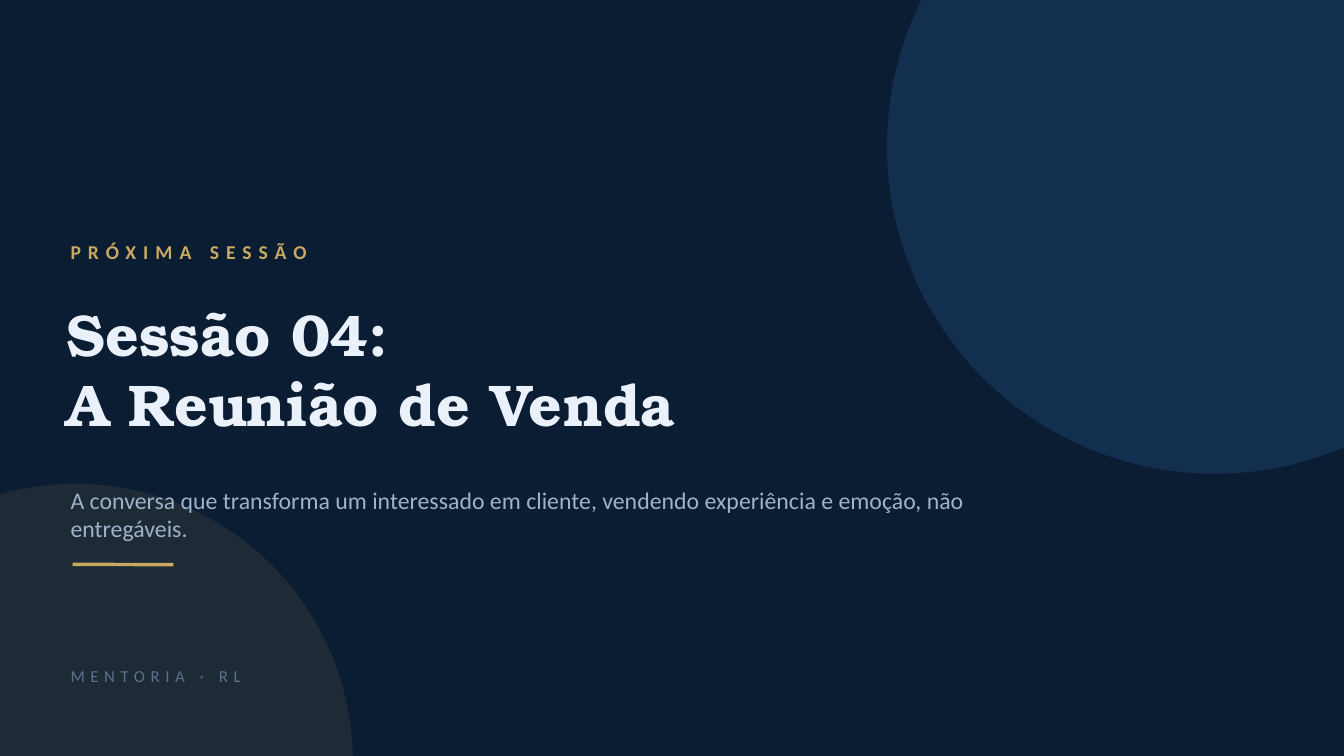
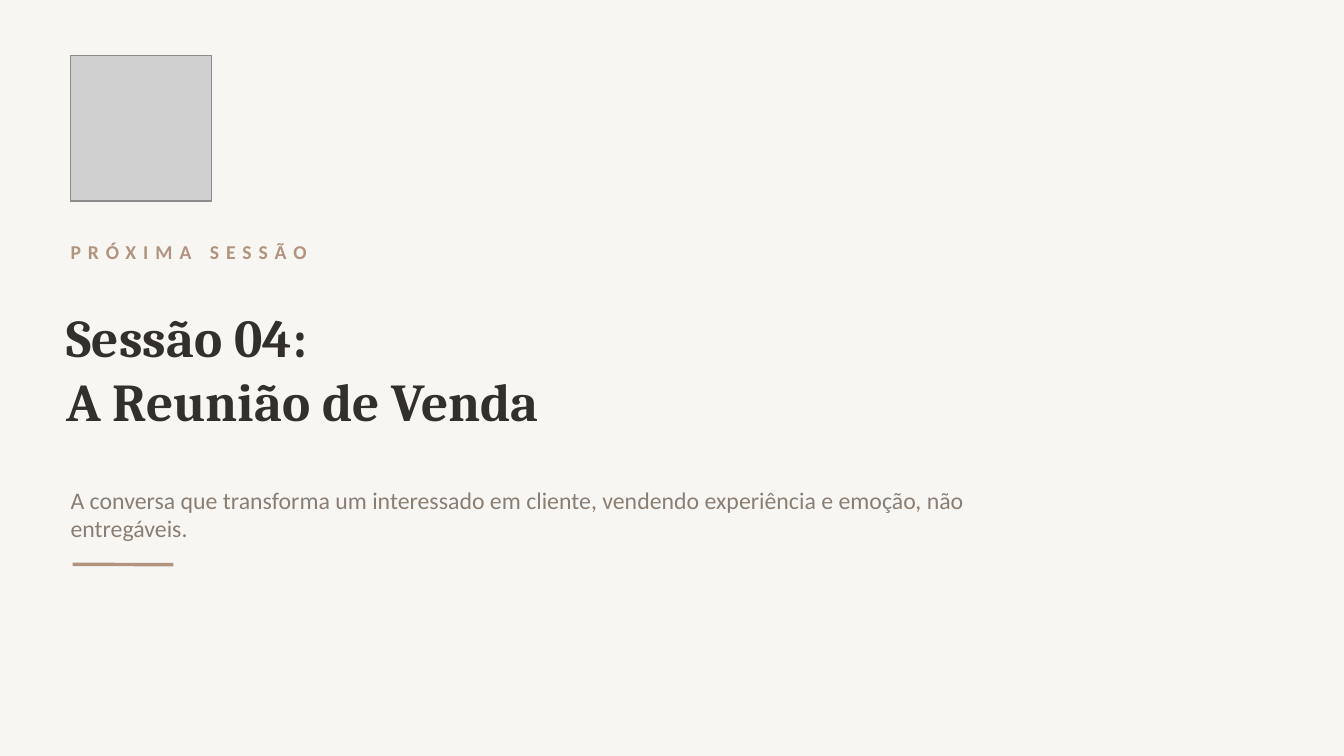
Before and after one commit to geralrlphoto/rl-menu, a slide deck: slide 20 of public/wedding-mentor-files/S3_Captacao.pptx. Drawn at 1344x756 pixels with LibreOffice and Linux fonts; fonts in the diff are those of the drawing; grey boxes stand for pictures. Boxes give left, top, right and bottom in pixels: in the first picture for what was removed or moved away, otherwise in the second. Text is boxed around its words. In the diff, an @@ line names an element or a change of style, - is before the commit and + after.

```diff
--- a/public/wedding-mentor-files/S3_Captacao.pptx
+++ b/public/wedding-mentor-files/S3_Captacao.pptx
@@ background #0B1D33 to #F8F6F3 @@
@@ ellipse removed at (x1=887, y1=0, x2=1344, y2=474) @@
@@ picture added at (x1=71, y1=55, x2=212, y2=201) @@
@@ text "PRÓXIMA SESSÃO" at (x1=71, y1=243, x2=307, y2=259): text colour #C9A961 to #B1937E @@
@@ text "Sessão 04:" at (x1=66, y1=321, x2=539, y2=422): size 42 to 38 pt, font TeX Gyre Bonum to Cambria, text colour #EAF1FA to #33302B @@
@@ text "A conversa que transforma um ..." at (x1=71, y1=492, x2=963, y2=541): text colour #9FB2C9 to #8A7E72 @@
@@ ellipse removed at (x1=0, y1=484, x2=353, y2=756) @@
@@ line (73, 565) - (173, 565): stroke #C9A961 2.5 pt to #B1937E 2.5 pt @@
@@ text removed at (x1=71, y1=671, x2=241, y2=682) @@
-MENTORIA · RL
```
Also in this commit, not shown: 19 other slides changed, 7 other files.
